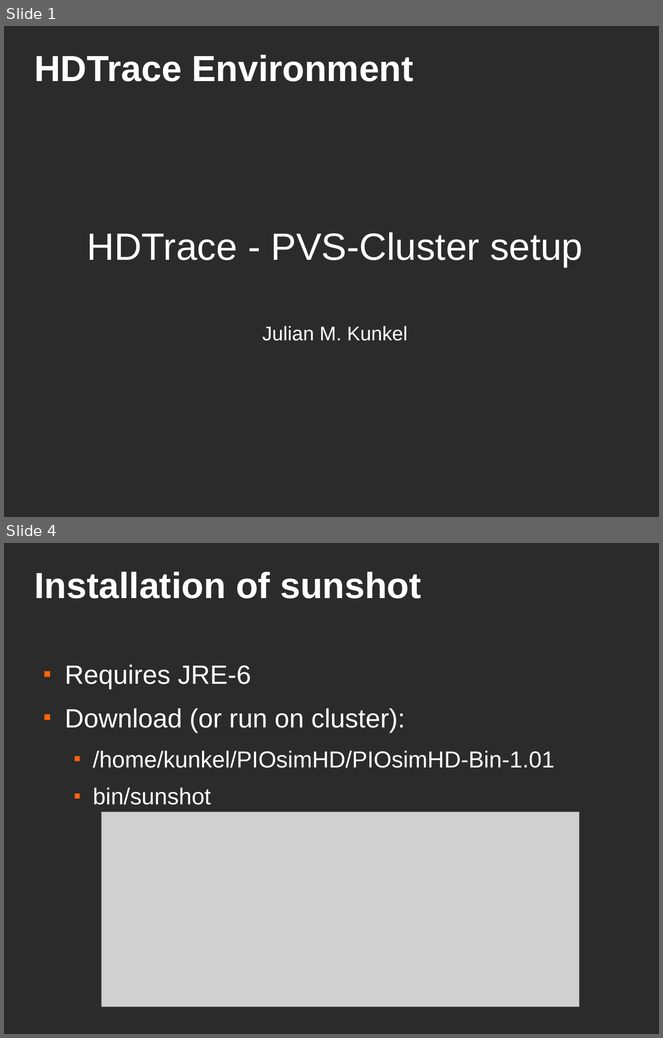
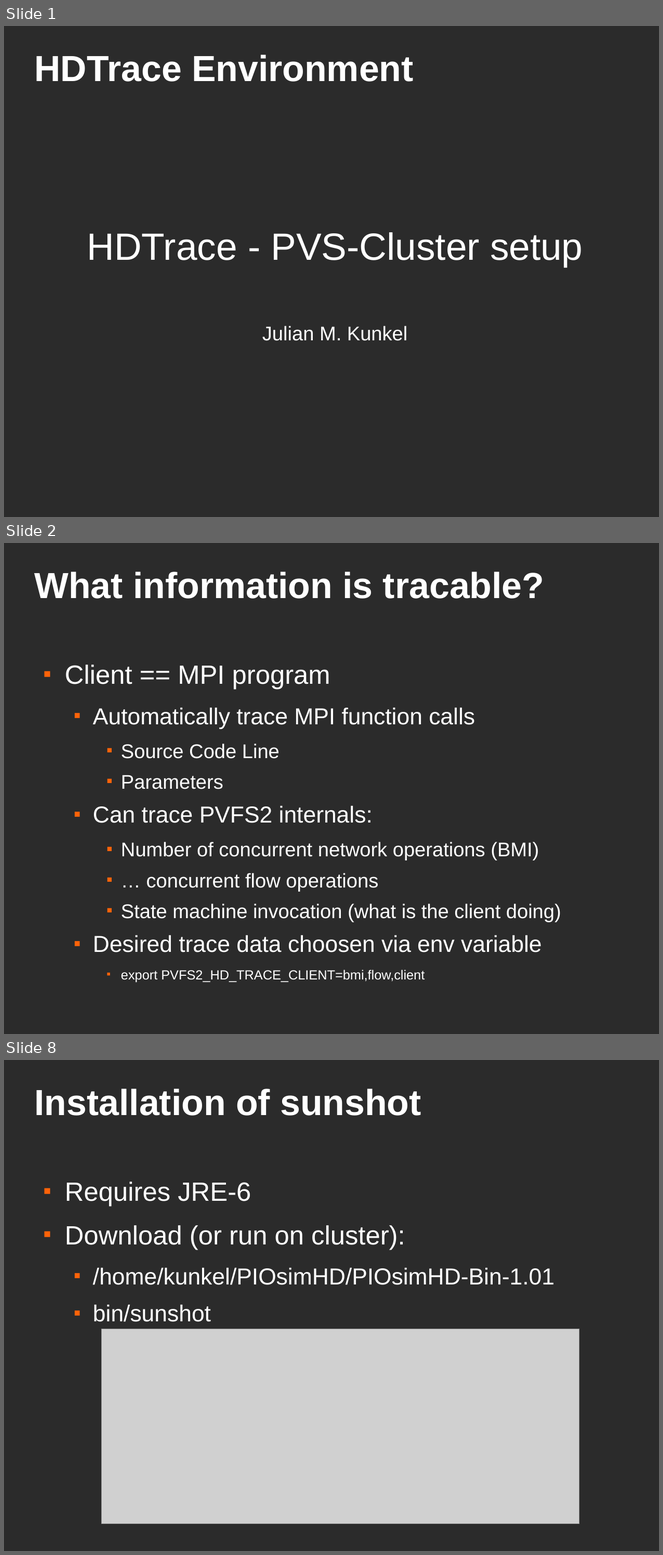
Before and after one commit to JulianKunkel/hdtrace-piosim, a slide deck: PIOsimHD-Doc/Presentations/pvs-cluster-version-2009-07-06.odp. Shown one above the other, each under a label of ours: slides 1 and 4 before the commit, slides 1, 2 and 8 after it; the slides between them are not shown. The pictures are 663x1038 and 663x1555 pixels, drawn with LibreOffice and Linux fonts; fonts in the diff are those of the drawing; grey boxes stand for pictures; background and template pictures are left out; a plain dark background stands for a picture behind light text. Boxes give left, top, right and bottom in pixels: in the first picture for what was removed or moved away, otherwise in the second. Text is boxed around its words. In the diff, an @@ line names an element or a change of style, - is before the commit and + after.

```diff
--- a/PIOsimHD-Doc/Presentations/pvs-cluster-version-2009-07-06.odp
+++ b/PIOsimHD-Doc/Presentations/pvs-cluster-version-2009-07-06.odp
@@ slide 2 added at (4, 543, 659, 1034), background picture (left out) @@
@@ title added at (35, 572, 544, 599), 44 pt, text #FFFFFF, bold @@
+What information is tracable?
@@ text added at (65, 665, 561, 982), 24 pt, text #FFFFFF @@
+■ Client == MPI program
+  ■ Automatically trace MPI function calls
+    ■ Source Code Line
+    ■ Parameters
+  ■ Can trace PVFS2 internals:
+    ■ Number of concurrent network operations (BMI)
+    ■ … concurrent flow operations
+    ■ State machine invocation (what is the client doing)
+  ■ Desired trace data choosen via env variable
+    ■ export PVFS2_HD_TRACE_CLIENT=bmi,flow,client
@@ what was slide 4 is now slide 8 @@
```
Also in this commit, not shown: 2 slides changed, 4 other slides added.
